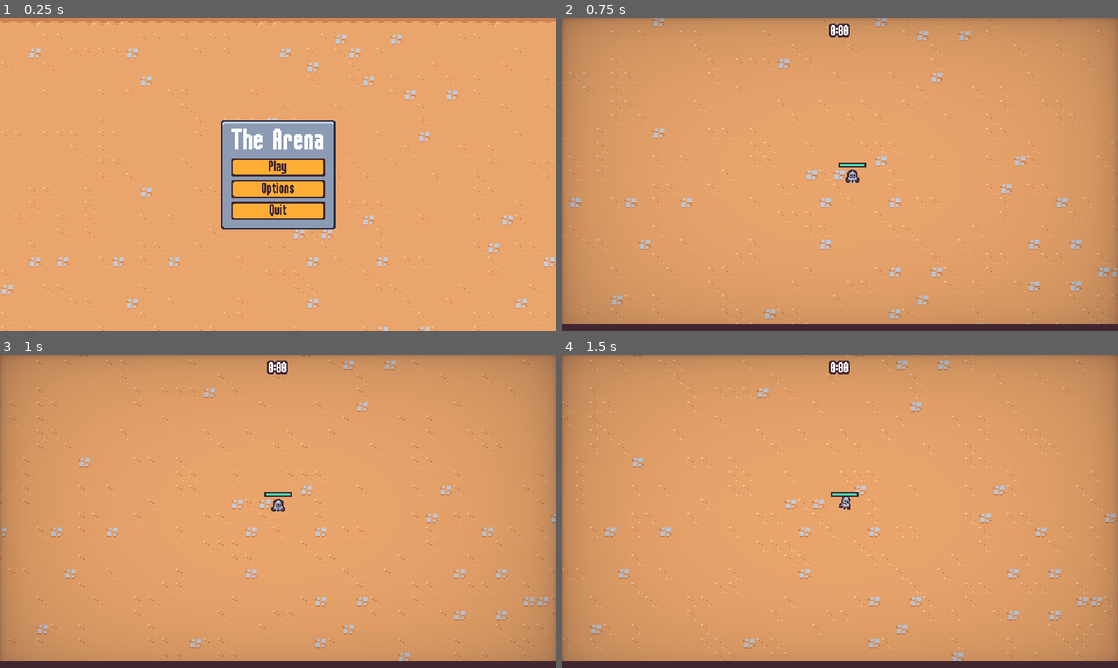
Above: before the commit, frames 1-4 (two rows, left to right).
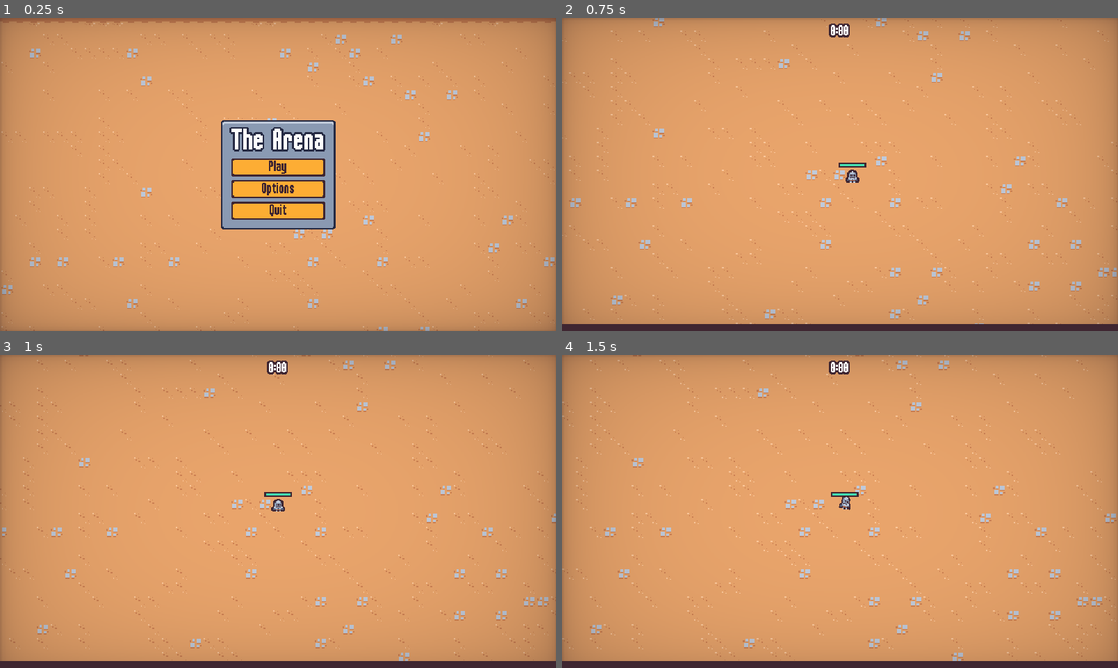
Above: after the commit, the same moments.

Repository: tes-b/godot_survival_totorial
Game: Godot game, scene res://scenes/ui/main_menu.tscn
The game is run twice, just before and just after one commit, with the same random seed, the same clock (stepped at 60 frames per second) and the same inputs.
Inputs (mouse positions are in pixels of both pictures, inside the frame that each line leads up to):
- Up to frame 1 (0.25 s): no input
- Up to frame 2 (0.75 s): click "Play" at 0.5 s
- Up to frame 3 (1 s): no input
- Up to frame 4 (1.5 s): tap Enter at 1.25 s; move the mouse to (962, 495) at 1.27 s; press the mouse at (962, 495) at 1.28 s; hold D (move_right) from 1.28 s (still down)

The runs differ from the first frame. In frame 1, 23% of the frame differs, in the area x 0-100%, y 0-100%; in frame 2, nothing differs; in frame 3, nothing differs; in frame 4, nothing differs.

Commit message:
64.Styling the Options Menu Sliders

Diff:
--- a/resources/theme/theme.tres
+++ b/resources/theme/theme.tres
@@ -41,6 +41,35 @@
 texture_margin_bottom = 3.0
 region_rect = Rect2(4, 20, 8, 8)
 
+[sub_resource type="PlaceholderTexture2D" id="PlaceholderTexture2D_3qiih"]
+size = Vector2(0, 0)
+
+[sub_resource type="PlaceholderTexture2D" id="PlaceholderTexture2D_aikln"]
+size = Vector2(0, 0)
+
+[sub_resource type="StyleBoxFlat" id="StyleBoxFlat_7ordn"]
+bg_color = Color(0.458824, 0.890196, 1, 1)
+border_width_left = 2
+border_width_top = 2
+border_width_right = 2
+border_width_bottom = 2
+border_color = Color(0.8, 0.8, 0.8, 0)
+
+[sub_resource type="StyleBoxFlat" id="StyleBoxFlat_1p8xq"]
+bg_color = Color(0.458824, 0.890196, 1, 1)
+border_width_left = 2
+border_width_top = 2
+border_width_right = 2
+border_width_bottom = 2
+border_color = Color(0.8, 0.8, 0.8, 0)
+
+[sub_resource type="StyleBoxFlat" id="StyleBoxFlat_jpeno"]
+content_margin_left = 2.0
+content_margin_top = 6.0
+content_margin_right = 2.0
+content_margin_bottom = 6.0
+bg_color = Color(0.247059, 0.14902, 0.192157, 1)
+
 [sub_resource type="StyleBoxTexture" id="StyleBoxTexture_yv40b"]
 texture = ExtResource("1_ku8bc")
 texture_margin_left = 4.0
@@ -57,6 +86,12 @@
 default_font_size = 16
 AlternatePanelContainer/base_type = &"PanelContainer"
 AlternatePanelContainer/styles/panel = SubResource("StyleBoxTexture_52kxr")
+BlueOutlineLabel/base_type = &"Label"
+BlueOutlineLabel/colors/font_outline_color = Color(0.14902, 0.168627, 0.266667, 1)
+BlueOutlineLabel/colors/font_shadow_color = Color(0.14902, 0.168627, 0.266667, 1)
+BlueOutlineLabel/constants/outline_size = 8
+BlueOutlineLabel/constants/shadow_offset_x = 0
+BlueOutlineLabel/constants/shadow_offset_y = 0
 Button/colors/font_color = Color(0.247059, 0.14902, 0.192157, 1)
 Button/colors/font_focus_color = Color(0.247059, 0.14902, 0.192157, 1)
 Button/colors/font_hover_color = Color(0.741176, 0.423529, 0.290196, 1)
@@ -65,6 +100,11 @@
 Button/styles/hover = SubResource("StyleBoxTexture_agjbi")
 Button/styles/normal = SubResource("StyleBoxTexture_p7oh4")
 Button/styles/pressed = SubResource("StyleBoxTexture_5tfl8")
+HSlider/icons/grabber = SubResource("PlaceholderTexture2D_3qiih")
+HSlider/icons/grabber_highlight = SubResource("PlaceholderTexture2D_aikln")
+HSlider/styles/grabber_area = SubResource("StyleBoxFlat_7ordn")
+HSlider/styles/grabber_area_highlight = SubResource("StyleBoxFlat_1p8xq")
+HSlider/styles/slider = SubResource("StyleBoxFlat_jpeno")
 Label/constants/line_spacing = 0
 PanelContainer/styles/panel = SubResource("StyleBoxTexture_yv40b")
 ProgressBar/styles/background = SubResource("StyleBoxFlat_vt1pj")
--- a/scenes/ui/ability_upgrade_card.tscn
+++ b/scenes/ui/ability_upgrade_card.tscn
@@ -242,8 +242,7 @@
 unique_name_in_owner = true
 custom_minimum_size = Vector2(0, 18)
 layout_mode = 2
-theme_override_colors/font_outline_color = Color(0.14902, 0.168627, 0.266667, 1)
-theme_override_constants/outline_size = 8
+theme_type_variation = &"BlueOutlineLabel"
 theme_override_font_sizes/font_size = 32
 text = "Test Name"
 horizontal_alignment = 1
@@ -253,9 +252,7 @@
 [node name="DescriptionLabel" type="Label" parent="MarginContainer/VBoxContainer"]
 unique_name_in_owner = true
 layout_mode = 2
-theme_override_colors/font_shadow_color = Color(0.14902, 0.168627, 0.266667, 1)
-theme_override_colors/font_outline_color = Color(0.14902, 0.168627, 0.266667, 1)
-theme_override_constants/outline_size = 8
+theme_type_variation = &"BlueOutlineLabel"
 text = "des
 afdjsklafj fjdsklajf jfdkjf jfdkslfdjs"
 autowrap_mode = 2
--- a/scenes/ui/end_screen.tscn
+++ b/scenes/ui/end_screen.tscn
@@ -107,11 +107,7 @@
 [node name="TitleLabel" type="Label" parent="MarginContainer/PanelContainer/MarginContainer/VBoxContainer"]
 unique_name_in_owner = true
 layout_mode = 2
-theme_override_colors/font_shadow_color = Color(0.14902, 0.168627, 0.266667, 1)
-theme_override_colors/font_outline_color = Color(0.14902, 0.168627, 0.266667, 1)
-theme_override_constants/shadow_offset_x = 0
-theme_override_constants/shadow_offset_y = 0
-theme_override_constants/outline_size = 8
+theme_type_variation = &"BlueOutlineLabel"
 theme_override_font_sizes/font_size = 32
 text = "Victory"
 horizontal_alignment = 1
@@ -119,11 +115,7 @@
 [node name="DescriptionLabel" type="Label" parent="MarginContainer/PanelContainer/MarginContainer/VBoxContainer"]
 unique_name_in_owner = true
 layout_mode = 2
-theme_override_colors/font_shadow_color = Color(0.14902, 0.168627, 0.266667, 1)
-theme_override_colors/font_outline_color = Color(0.14902, 0.168627, 0.266667, 1)
-theme_override_constants/shadow_offset_x = 0
-theme_override_constants/shadow_offset_y = 0
-theme_override_constants/outline_size = 8
+theme_type_variation = &"BlueOutlineLabel"
 text = "You won!"
 
 [node name="VBoxContainer" type="VBoxContainer" parent="MarginContainer/PanelContainer/MarginContainer/VBoxContainer"]
--- a/scenes/ui/main_menu.tscn
+++ b/scenes/ui/main_menu.tscn
@@ -1,8 +1,9 @@
-[gd_scene load_steps=4 format=4 uid="uid://c0b6xl8o2n1ry"]
+[gd_scene load_steps=5 format=4 uid="uid://c0b6xl8o2n1ry"]
 
 [ext_resource type="Script" path="res://scenes/ui/main_menu.gd" id="1_8j0rj"]
 [ext_resource type="TileSet" uid="uid://bysykghyhw5gb" path="res://resources/tileset.tres" id="1_jyjfi"]
 [ext_resource type="PackedScene" uid="uid://b5e0m3t661nif" path="res://scenes/ui/sound_button.tscn" id="2_io5dl"]
+[ext_resource type="PackedScene" uid="uid://djixs35t4c6gg" path="res://scenes/ui/vignette.tscn" id="4_d0c2t"]
 
 [node name="MainMenu" type="CanvasLayer"]
 script = ExtResource("1_8j0rj")
@@ -43,6 +44,7 @@
 
 [node name="Label" type="Label" parent="MarginContainer/PanelContainer/MarginContainer/VBoxContainer"]
 layout_mode = 2
+theme_type_variation = &"BlueOutlineLabel"
 theme_override_font_sizes/font_size = 32
 text = "The Arena
 "
@@ -61,3 +63,6 @@
 unique_name_in_owner = true
 layout_mode = 2
 text = "Quit"
+
+[node name="Vignette" parent="." instance=ExtResource("4_d0c2t")]
+layer = 2
--- a/scenes/ui/options_menu.gd
+++ b/scenes/ui/options_menu.gd
@@ -25,7 +25,6 @@
 
 	sfx_slider.value = get_bus_volume_percent("SFX")
 	music_slider.value = get_bus_volume_percent("Music")
-
 
 
 func get_bus_volume_percent(bus_name:String):
--- a/scenes/ui/options_menu.tscn
+++ b/scenes/ui/options_menu.tscn
@@ -1,6 +1,7 @@
-[gd_scene load_steps=4 format=4 uid="uid://cyavlcdxdxgrd"]
+[gd_scene load_steps=5 format=4 uid="uid://cyavlcdxdxgrd"]
 
 [ext_resource type="Script" path="res://scenes/ui/options_menu.gd" id="1_t51vy"]
+[ext_resource type="PackedScene" uid="uid://djixs35t4c6gg" path="res://scenes/ui/vignette.tscn" id="2_mhlta"]
 [ext_resource type="TileSet" uid="uid://bysykghyhw5gb" path="res://resources/tileset.tres" id="2_xwtll"]
 [ext_resource type="PackedScene" uid="uid://b5e0m3t661nif" path="res://scenes/ui/sound_button.tscn" id="3_yng12"]
 
@@ -21,6 +22,8 @@
 anchors_preset = 15
 anchor_right = 1.0
 anchor_bottom = 1.0
+offset_left = -2.0
+offset_right = -2.0
 grow_horizontal = 2
 grow_vertical = 2
 
@@ -45,6 +48,7 @@
 
 [node name="Label" type="Label" parent="MarginContainer/PanelContainer/MarginContainer/VBoxContainer"]
 layout_mode = 2
+theme_type_variation = &"BlueOutlineLabel"
 theme_override_font_sizes/font_size = 32
 text = "Options
 "
@@ -59,6 +63,7 @@
 
 [node name="Label" type="Label" parent="MarginContainer/PanelContainer/MarginContainer/VBoxContainer/VBoxContainer/SfxOptionContainer"]
 layout_mode = 2
+theme_type_variation = &"BlueOutlineLabel"
 text = "SFX Volume
 "
 
@@ -73,6 +78,7 @@
 
 [node name="Label" type="Label" parent="MarginContainer/PanelContainer/MarginContainer/VBoxContainer/VBoxContainer/MusicOptionContainer"]
 layout_mode = 2
+theme_type_variation = &"BlueOutlineLabel"
 text = "Music Volume"
 
 [node name="MusicSlider" type="HSlider" parent="MarginContainer/PanelContainer/MarginContainer/VBoxContainer/VBoxContainer/MusicOptionContainer"]
@@ -86,6 +92,7 @@
 
 [node name="Label" type="Label" parent="MarginContainer/PanelContainer/MarginContainer/VBoxContainer/VBoxContainer/WindowOptionContainer"]
 layout_mode = 2
+theme_type_variation = &"BlueOutlineLabel"
 text = "Window Mode
 "
 
@@ -101,3 +108,5 @@
 layout_mode = 2
 size_flags_horizontal = 0
 text = "Back"
+
+[node name="Vignette" parent="." instance=ExtResource("2_mhlta")]
Not shown: 1 places in resources/theme/theme.tres that only renumber resources
